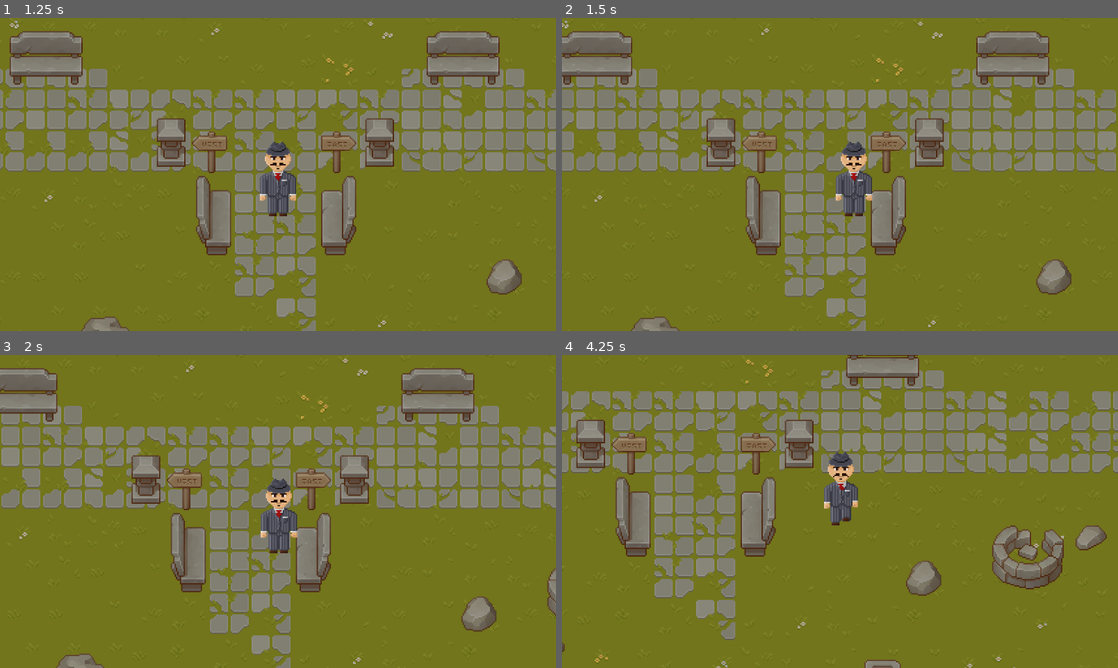
Above: before the commit, frames 1-4 (two rows, left to right).
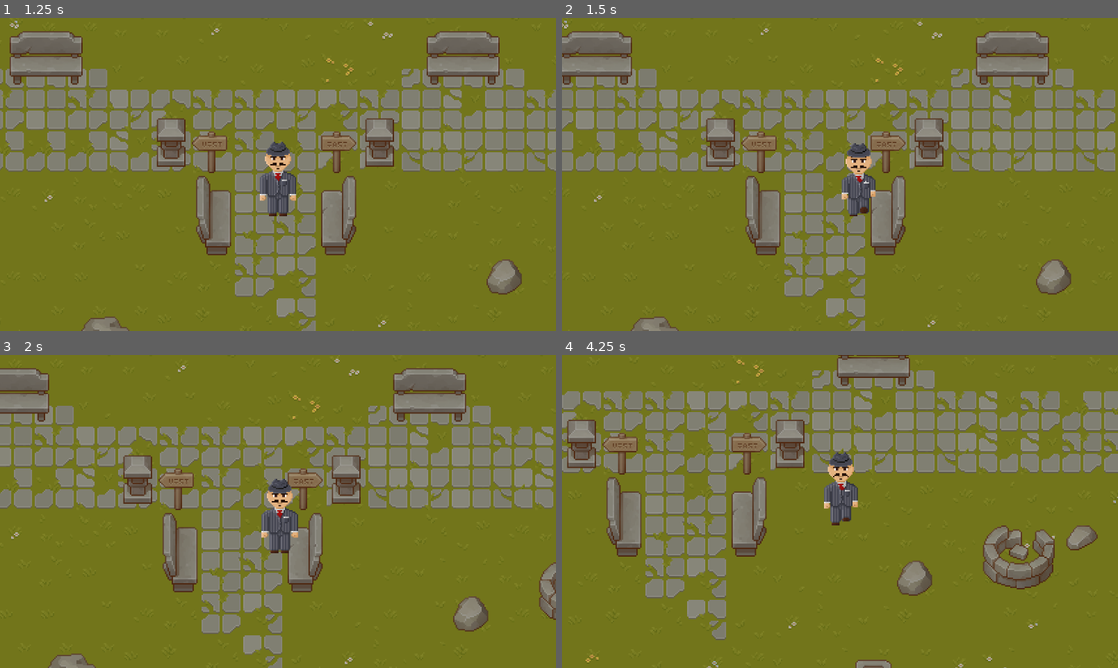
Above: after the commit, the same moments.

Repository: Goldstar32/TMMGame
Game: Godot game, scene res://Scenes/Menus/main_menu.tscn
Two runs of this game, one before a commit and one after it. Both use one fixed random seed, a clock stepped at 60 frames per second and the inputs below.
Inputs:
- Up to frame 1 (1.25 s): click "Start Game" at 0.5 s
- Up to frame 2 (1.5 s): hold D (right) from 1.28 s (still down)
- Up to frame 3 (2 s): keep holding D (right)
- Up to frame 4 (4.25 s): release D (right) at 2.03 s; hold S (down) 2.03-2.78 s; hold D (right) 2.78-3.53 s; hold W (up) from 3.53 s (still down)

Frame 1 is identical in both runs. In frame 2, 3.5% of the frame differs, in the area x 0-100%, y 0-100%; in frame 3, 19%; in frame 4, 21%.

Commit message:
Small hitbox again

Diff:
--- a/Scenes/Testing/player.tscn
+++ b/Scenes/Testing/player.tscn
@@ -60,7 +60,7 @@
 
 [sub_resource type="CapsuleShape2D" id="CapsuleShape2D_b7tim"]
 radius = 4.0
-height = 28.0
+height = 14.0
 
 [node name="Player" type="CharacterBody2D"]
 y_sort_enabled = true
